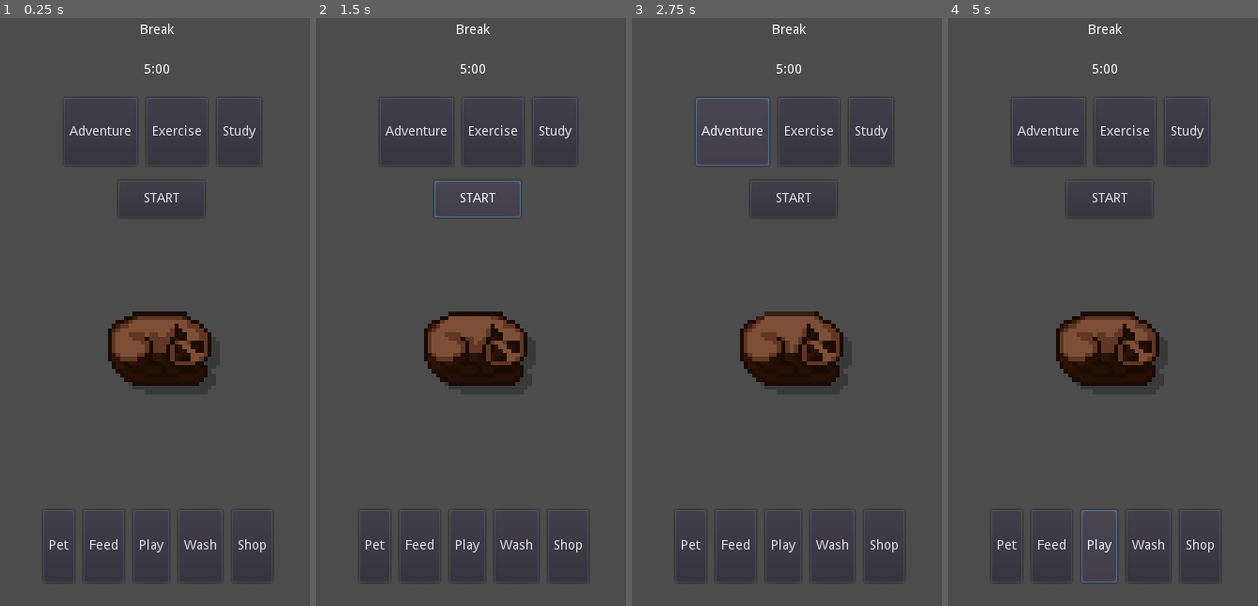
Above: before the commit, frames 1-4 (left to right).
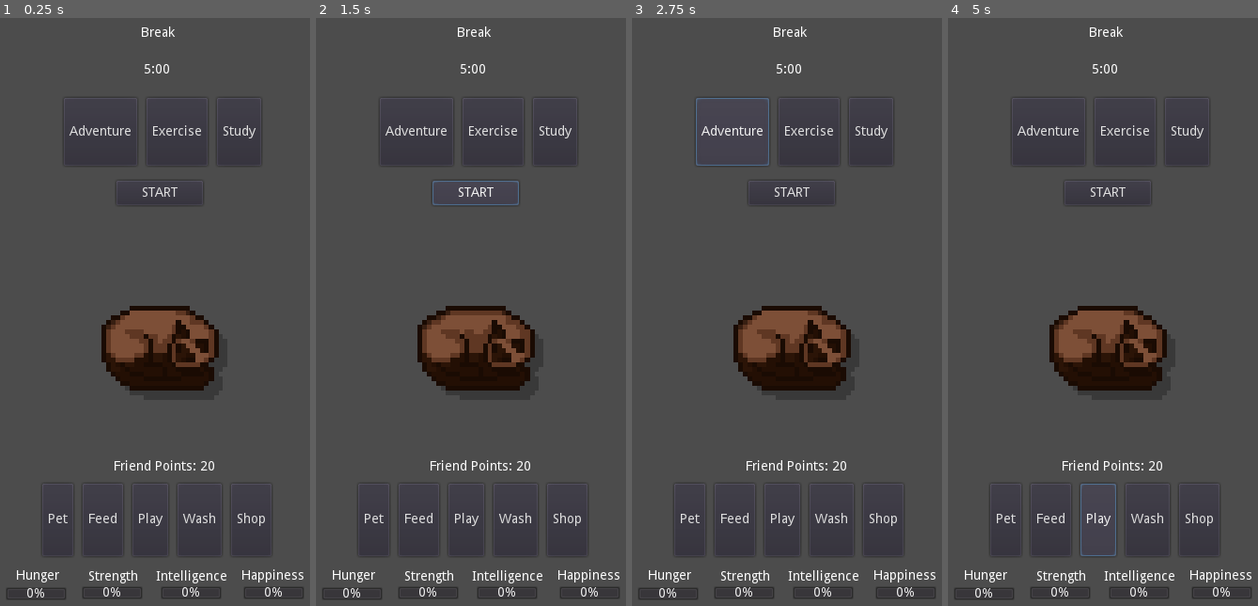
Above: after the commit, the same moments.

Repository: Sleeping-Robot-Games/Pomogotchi
Game: Godot game, scene res://scenes/Main.tscn
The game is run twice, just before and just after one commit, with the same random seed, the same clock (stepped at 60 frames per second) and the same inputs.
Inputs:
- Up to frame 1 (0.25 s): no input
- Up to frame 2 (1.5 s): click "START" at 0.5 s; click "START" at 1.25 s
- Up to frame 3 (2.75 s): click "Adventure" at 2 s
- Up to frame 4 (5 s): click "Adventure" at 2.75 s; click "Play" at 3.5 s; click "Play" at 4.25 s

The runs differ from the first frame. In frame 1, 4.6% of the frame differs, in the area x 2-98%, y 0-99%; in frame 2, 4.7%; in frame 3, 4.5%; in frame 4, 4.8%.

Commit message:
Testing out progress bars in UI

Diff:
--- a/scenes/Main.tscn
+++ b/scenes/Main.tscn
@@ -17,17 +17,17 @@
 script = ExtResource( 1 )
 
 [node name="Start" type="Button" parent="."]
-margin_left = 135.0
+margin_left = 133.0
 margin_top = 184.0
-margin_right = 227.0
-margin_bottom = 223.0
+margin_right = 225.0
+margin_bottom = 210.0
 text = "START"
 
 [node name="Mode" type="RichTextLabel" parent="."]
-margin_left = 158.0
-margin_top = 17.0
-margin_right = 198.0
-margin_bottom = 36.0
+margin_left = 159.0
+margin_top = 20.0
+margin_right = 199.0
+margin_bottom = 39.0
 text = "Break"
 
 [node name="Time" type="RichTextLabel" parent="."]
@@ -39,8 +39,9 @@
 
 [node name="Sprite" type="AnimatedSprite" parent="."]
 position = Vector2( 179, 367 )
-scale = Vector2( 4.43103, 4.36364 )
+scale = Vector2( 5, 5 )
 frames = SubResource( 1 )
+frame = 1
 speed_scale = 0.5
 playing = true
 
@@ -69,10 +70,10 @@
 text = "Study"
 
 [node name="TaskContainer" type="HBoxContainer" parent="."]
-margin_left = 13.0
-margin_top = 534.0
-margin_right = 342.0
-margin_bottom = 611.0
+margin_left = 12.0
+margin_top = 506.0
+margin_right = 341.0
+margin_bottom = 583.0
 custom_constants/separation = 10
 alignment = 1
 
@@ -109,3 +110,62 @@
 [node name="Timer" type="Timer" parent="."]
 
 [node name="AnimationPlayer" type="AnimationPlayer" parent="."]
+
+[node name="ProgressBar" type="ProgressBar" parent="."]
+margin_left = 15.0
+margin_top = 616.0
+margin_right = 80.0
+margin_bottom = 630.0
+
+[node name="Label" type="Label" parent="ProgressBar"]
+margin_left = 11.0
+margin_top = -19.0
+margin_right = 57.0
+margin_bottom = -5.0
+text = "Hunger"
+
+[node name="ProgressBar2" type="ProgressBar" parent="."]
+margin_left = 268.0
+margin_top = 615.0
+margin_right = 333.0
+margin_bottom = 629.0
+
+[node name="Label" type="Label" parent="ProgressBar2"]
+margin_left = -2.0
+margin_top = -18.0
+margin_right = 65.0
+margin_bottom = -4.0
+text = "Happiness"
+
+[node name="ProgressBar3" type="ProgressBar" parent="."]
+margin_left = 180.0
+margin_top = 615.0
+margin_right = 245.0
+margin_bottom = 629.0
+
+[node name="Label" type="Label" parent="ProgressBar3"]
+margin_left = -5.0
+margin_top = -17.0
+margin_right = 71.0
+margin_bottom = -3.0
+text = "Intelligence"
+
+[node name="ProgressBar4" type="ProgressBar" parent="."]
+margin_left = 96.0
+margin_top = 615.0
+margin_right = 161.0
+margin_bottom = 629.0
+
+[node name="Label" type="Label" parent="ProgressBar4"]
+margin_left = 7.0
+margin_top = -17.0
+margin_right = 60.0
+margin_bottom = -3.0
+text = "Strength"
+
+[node name="Label" type="Label" parent="."]
+margin_left = 130.0
+margin_top = 481.0
+margin_right = 238.0
+margin_bottom = 495.0
+text = "Friend Points: 20"
